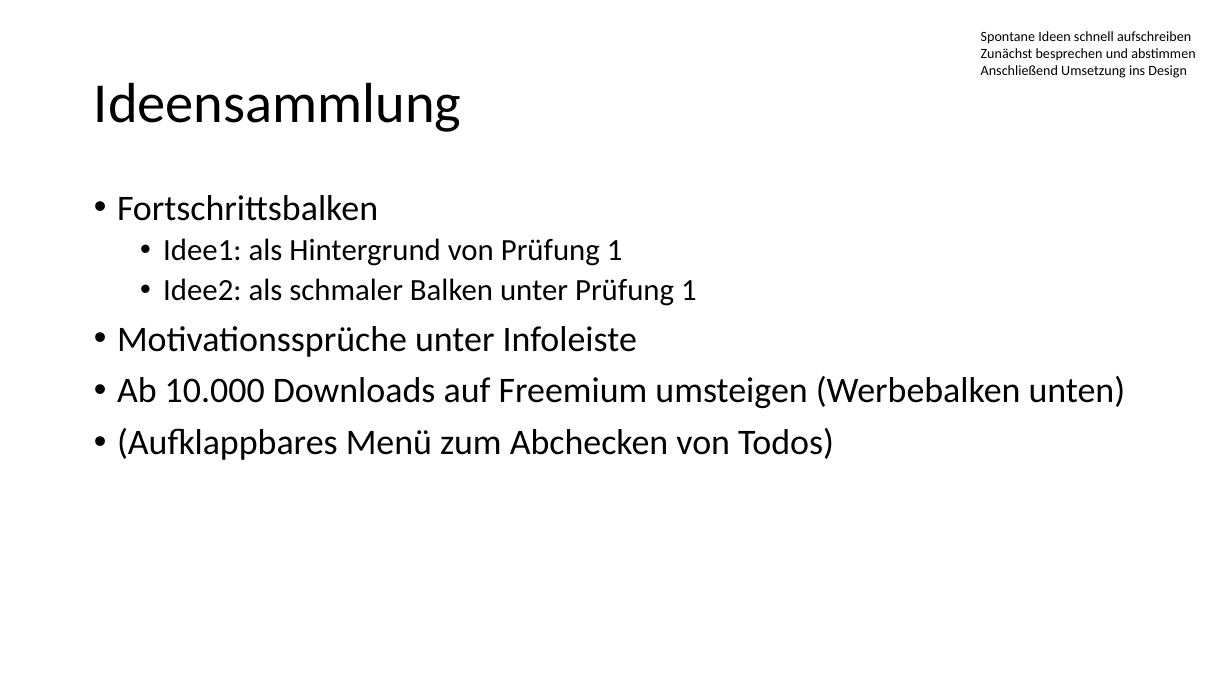
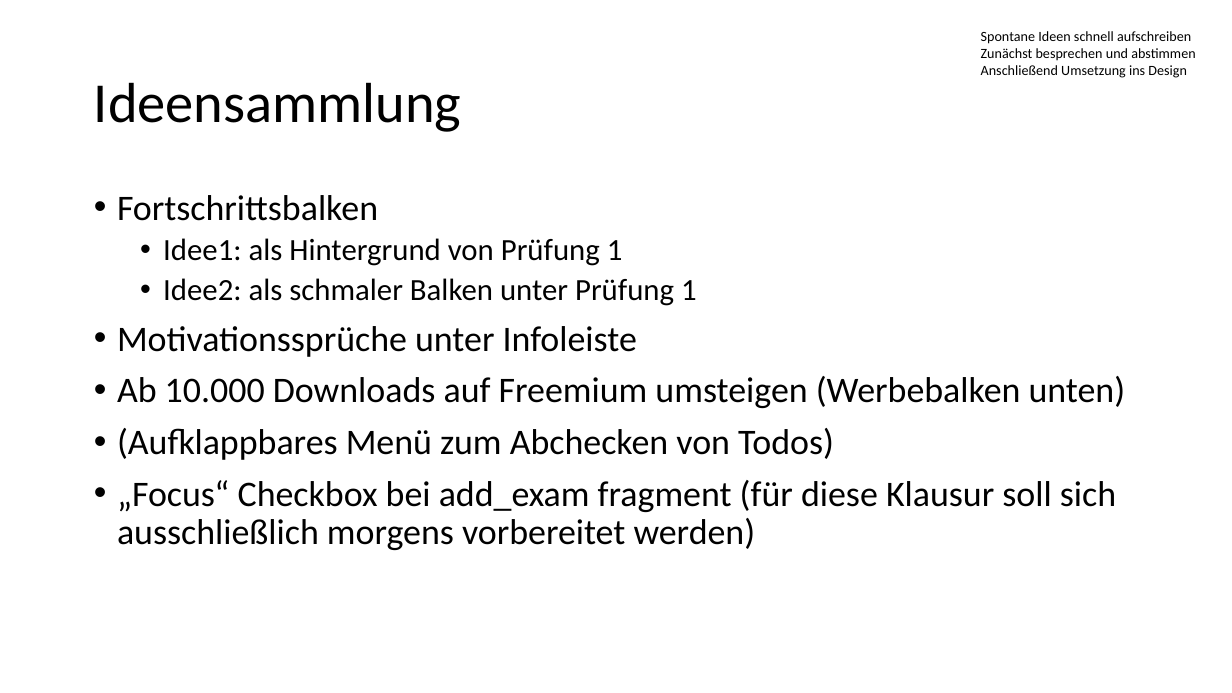
Before and after one commit to felixmeyjr/ExamTrackerAndMore, a slide deck: slide 10 of Design plan.pptx. Drawn at 1232x693 pixels with LibreOffice and Linux fonts; fonts in the diff are those of the drawing. Boxes give left, top, right and bottom in pixels: in the first picture for what was removed or moved away, otherwise in the second. Text is boxed around its words. In the diff, an @@ line names an element or a change of style, - is before the commit and + after.

Commit message:
added basic UI/UX fragments

```diff
--- a/Design plan.pptx
+++ b/Design plan.pptx
@@ text at (117, 480, 1116, 550): paragraph added @@
+• „Focus“ Checkbox bei add_exam fragment (für diese Klausur soll sich ausschließlich morgens vorbereitet werden)
```
Also in this commit, not shown: 1 other slide changed, 12 other files.
